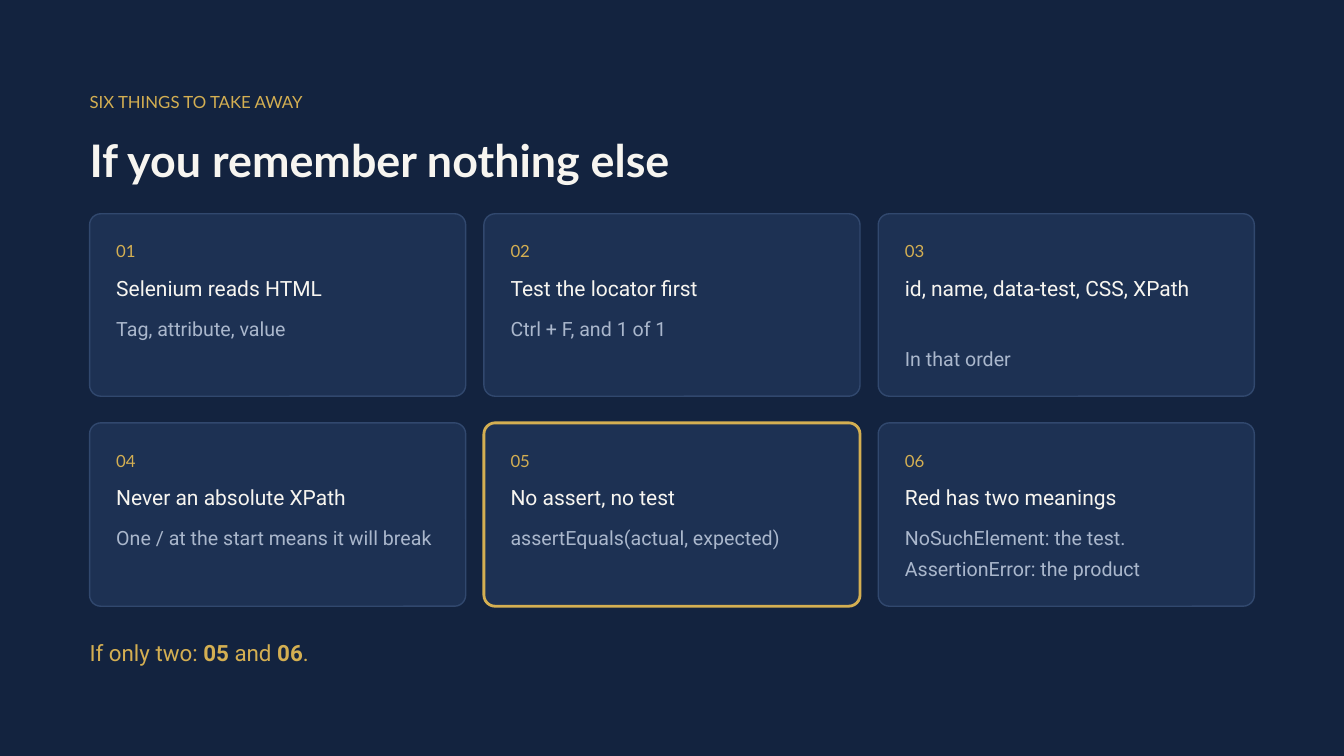
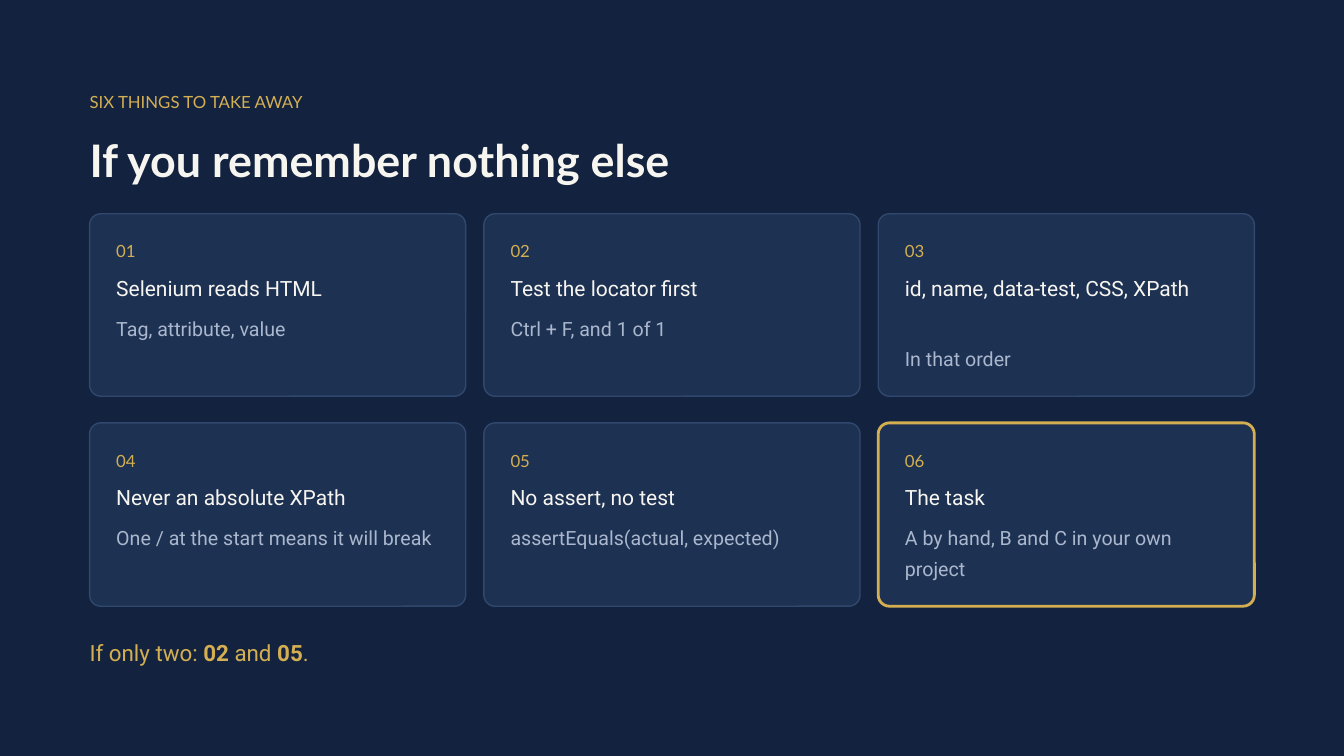
Before and after one commit to MohamedShehab280/software-testing, a slide deck: slide 23 of week-04/Week 4 - Locators and Assertions.pptx (slide 25 before the commit). Drawn at 1344x756 pixels with LibreOffice and Linux fonts; fonts in the diff are those of the drawing. Boxes give left, top, right and bottom in pixels: in the first picture for what was removed or moved away, otherwise in the second. Text is boxed around its words. In the diff, an @@ line names an element or a change of style, - is before the commit and + after.

Commit message:
Week 4: assert is one example, the task gets its own slides

```diff
--- a/week-04/Week 4 - Locators and Assertions.pptx
+++ b/week-04/Week 4 - Locators and Assertions.pptx
@@ rounded rectangle at <box>484,422,860,606</box>: outline #D4AF52 2 pt to #31486E 1 pt @@
@@ rounded rectangle at <box>878,422,1254,606</box>: outline #31486E 1 pt to #D4AF52 2 pt @@
@@ text at <box>905,489,985,505</box>: text changed @@
-Red has two meanings
+The task
@@ text at <box>905,530,1172,580</box>: text changed @@
-NoSuchElement: the test. AssertionError: the product
+A by hand, B and C in your own project
@@ text at <box>90,644,309,666</box>: text changed @@
-If only two: 05 and 06.
+If only two: 02 and 05.
```
Also in this commit, not shown: 2 other slides changed, 5 slides added, 7 slides removed, 1 other file.
